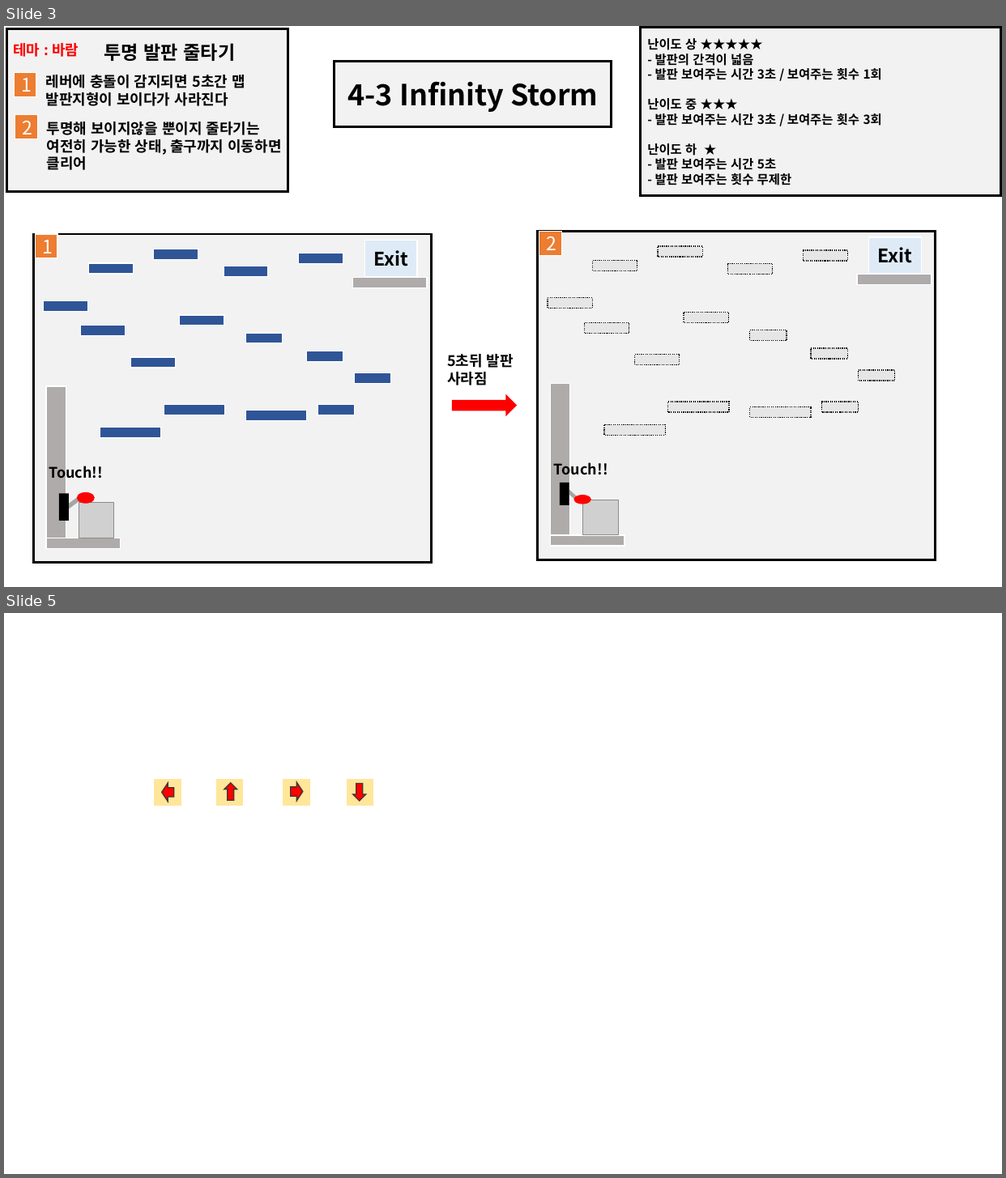
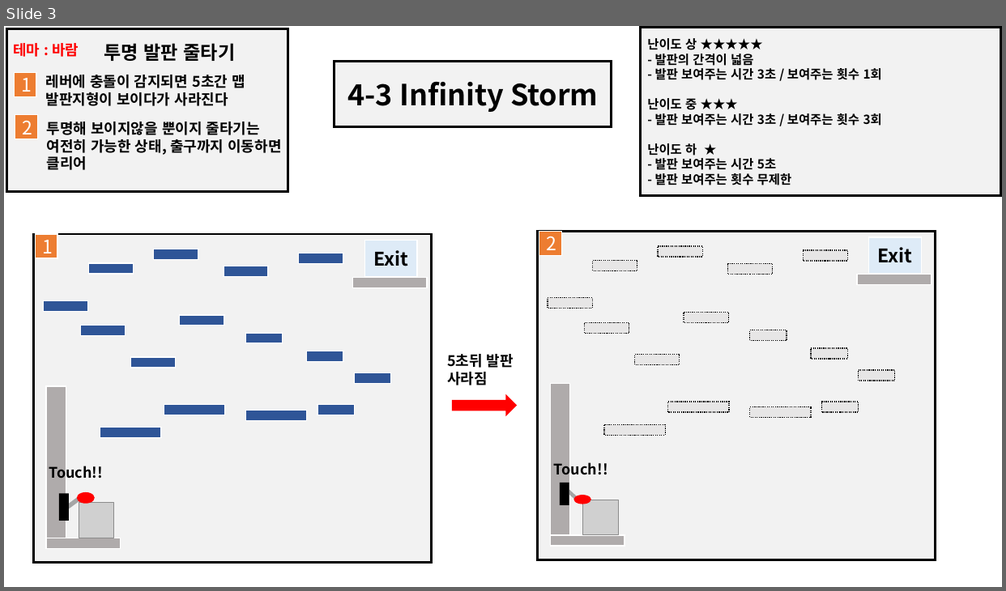
Before and after one commit to YDGYDGYDG/TeamHolyShit, a slide deck: 개인작업폴더/유건희/Infinite Strom.pptx. Shown one above the other, each under a label of ours: slides 3 and 5 before the commit, slide 3 after it; the slides between them are not shown. The pictures are 1006x1178 and 1006x591 pixels, drawn with LibreOffice and Linux fonts; fonts in the diff are those of the drawing; grey boxes stand for pictures. Boxes give left, top, right and bottom in pixels: in the first picture for what was removed or moved away, otherwise in the second. Text is boxed around its words. In the diff, an @@ line names an element or a change of style, - is before the commit and + after.

```diff
--- a/개인작업폴더/유건희/Infinite Strom.pptx
+++ b/개인작업폴더/유건희/Infinite Strom.pptx
@@ slide 5 removed at bbox=[4, 613, 1002, 1174], background #FFFFFF @@
@@ rectangle removed at bbox=[154, 778, 182, 806] @@
@@ up arrow removed at bbox=[162, 782, 174, 801] @@
@@ rectangle removed at bbox=[216, 778, 245, 806] @@
@@ rectangle removed at bbox=[283, 778, 311, 806] @@
@@ up arrow removed at bbox=[291, 781, 303, 801] @@
@@ rectangle removed at bbox=[346, 778, 374, 806] @@
@@ up arrow removed at bbox=[224, 783, 236, 800] @@
@@ up arrow removed at bbox=[353, 784, 365, 801] @@
```
Also in this commit, not shown: 1 slide changed, 1 slide added, 10 other files.
